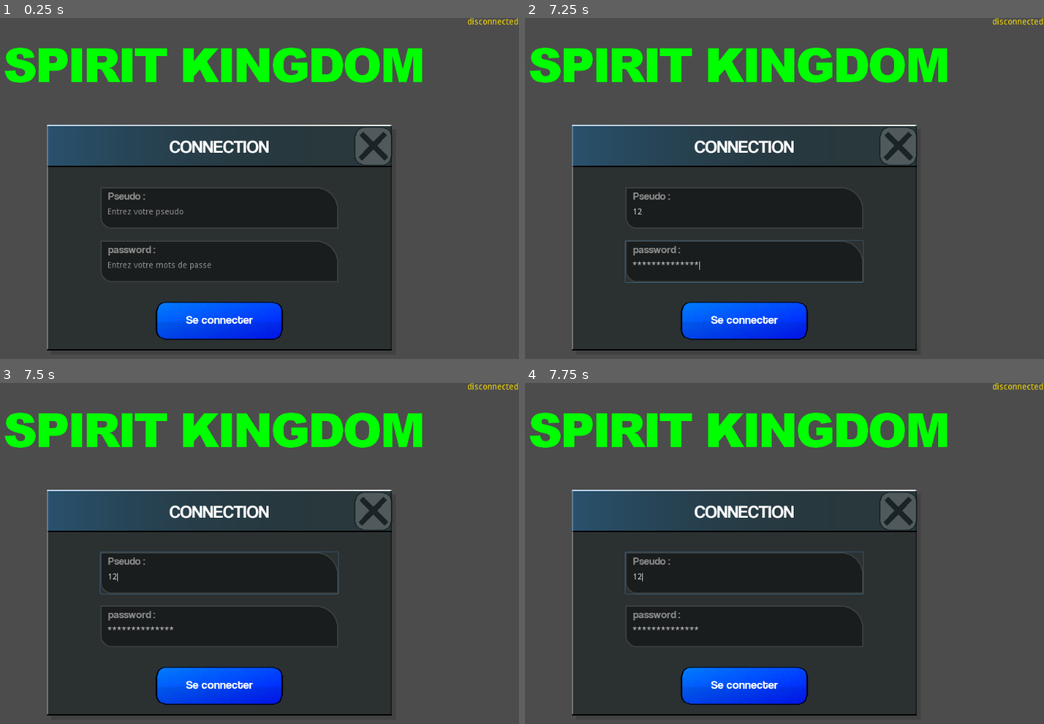
Above: before the commit, frames 1-4 (two rows, left to right).
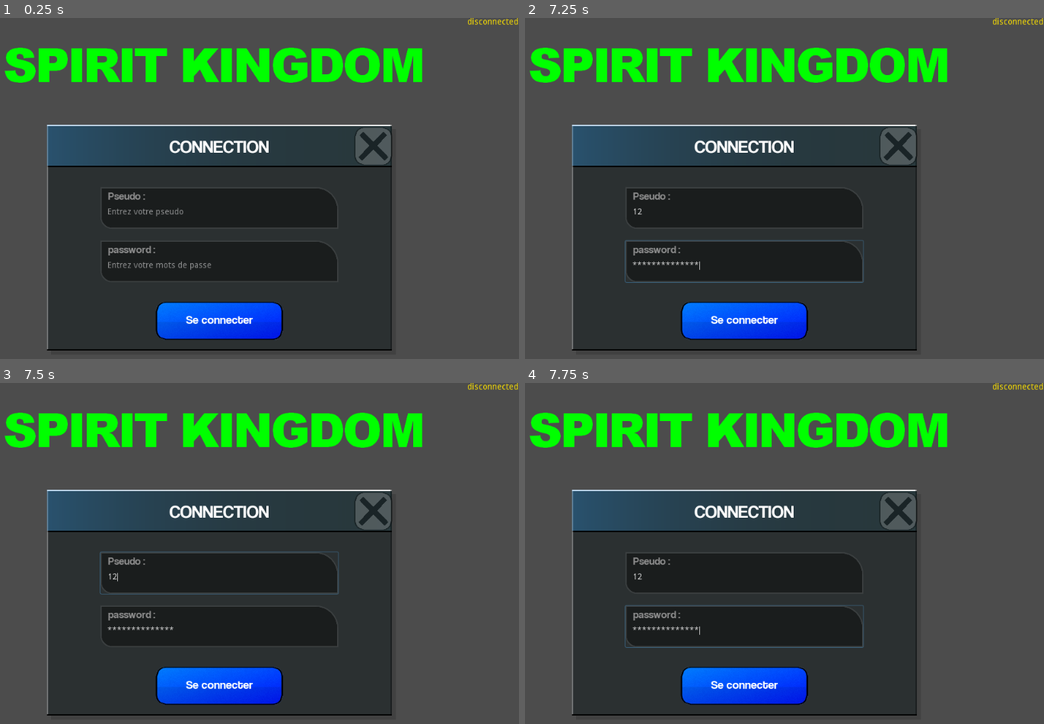
Above: after the commit, the same moments.

Repository: CFProjet/SpiritKingdom
Game: Godot game, scene res://GAME.tscn
Two runs of this game, one before a commit and one after it. Both use one fixed random seed, a clock stepped at 60 frames per second and the inputs below.
Inputs (mouse positions are in pixels of both pictures, inside the frame that each line leads up to):
- Up to frame 1 (0.25 s): no input
- Up to frame 2 (7.25 s): click (742, 208) at 0.52 s; type "12" at 0.6 s; click (742, 260) at 0.75 s; type "12" at 0.83 s; type "disconnected" at 1.25 s; type "CONNECTION" at 2 s; tap Enter at 2.75, 4.25, 5.75 s; move the mouse to (872, 178) at 2.77 s; tap Shift at 2.85, 3.8, 4.35, 5.3, 5.85, 6.8 s; click (872, 178) at 2.92 s; tap Tab at 3.05, 3.6, 4.55, 5.1, 6.05, 6.6 s; tap Space at 3.5, 5, 6.5 s; move the mouse to (618, 212) at 3.52 s; click (618, 212) at 3.67 s; move the mouse to (800, 116) at 4.27 s; click (800, 116) at 4.42 s; move the mouse to (706, 266) at 5.02 s; click (706, 266) at 5.17 s; move the mouse to (924, 249) at 5.77 s; click (924, 249) at 5.92 s; move the mouse to (556, 144) at 6.52 s; click (556, 144) at 6.67 s
- Up to frame 3 (7.5 s): move the mouse to (243, 560) at 7.27 s; tap Shift at 7.35 s; click (243, 560) at 7.42 s
- Up to frame 4 (7.75 s): tap Tab at 7.55 s

Frames 1-3 are identical in both runs. In frame 4, 0.5% of the frame differs, in the area x 19-66%, y 49-78%.

Commit message:
connection Popup: move focus with tab

Diff:
--- a/game/scene2D/connectionPopup.gd
+++ b/game/scene2D/connectionPopup.gd
@@ -14,8 +14,6 @@
 
 func _ready():
 	pass # Replace with function body.
-
-
 
 func connection():
 	errorTxt.visible = false;
@@ -100,3 +98,34 @@
 func _on_DoneBtn_mouse_exited():
 	DoneBtn.scale.x = 1;
 	DoneBtn.scale.y = 1;
+
+
+var focusedNode = null;
+var backFocus = false;
+# FOCUS WITH TAB
+func _input(event : InputEvent):
+	if event is InputEventKey && event.scancode == KEY_SHIFT:
+		if event.is_pressed():
+			backFocus = true;
+		else:
+			backFocus = false;
+	if event is InputEventKey && event.is_pressed() && event.scancode == KEY_TAB:
+		if backFocus:
+			backFocus();
+		else:
+			nextFocus();
+
+func nextFocus():
+	if focusedNode == pseudoTxt:
+		passwordTxt.call_deferred("grab_focus");
+
+func backFocus():
+	if focusedNode == passwordTxt:
+		pseudoTxt.call_deferred("grab_focus");
+
+func _on_pseudo_focus_entered():
+	focusedNode = pseudoTxt;
+
+
+func _on_password_focus_entered():
+	focusedNode = passwordTxt;
--- a/game/scene2D/connectionPopup.tscn
+++ b/game/scene2D/connectionPopup.tscn
@@ -4,22 +4,21 @@
 [ext_resource path="res://assets/images/interface/btn_blue.png" type="Texture" id=2]
 [ext_resource path="res://assets/images/interface/close_btn_x64.png" type="Texture" id=3]
 
-
-[sub_resource type="Gradient" id=3]
+[sub_resource type="Gradient" id=1]
 colors = PoolColorArray( 0.160784, 0.592157, 0.968627, 0.262745, 0, 0, 0, 0 )
 
-[sub_resource type="GradientTexture" id=4]
-gradient = SubResource( 3 )
+[sub_resource type="GradientTexture" id=2]
+gradient = SubResource( 1 )
 width = 580
 
-[sub_resource type="DynamicFontData" id=5]
+[sub_resource type="DynamicFontData" id=3]
 font_path = "res://assets/fonts/normal.ttf"
 
-[sub_resource type="DynamicFont" id=6]
+[sub_resource type="DynamicFont" id=4]
 size = 30
-font_data = SubResource( 5 )
-
-[sub_resource type="StyleBoxFlat" id=7]
+font_data = SubResource( 3 )
+
+[sub_resource type="StyleBoxFlat" id=5]
 content_margin_left = 12.0
 content_margin_top = 17.0
 bg_color = Color( 0, 0, 0, 0.4 )
@@ -31,22 +30,21 @@
 corner_radius_top_right = 37
 corner_radius_bottom_left = 19
 
+[sub_resource type="DynamicFontData" id=6]
+font_path = "res://assets/fonts/normal.ttf"
+
+[sub_resource type="DynamicFont" id=7]
+size = 18
+font_data = SubResource( 6 )
+
 [sub_resource type="DynamicFontData" id=8]
 font_path = "res://assets/fonts/normal.ttf"
 
 [sub_resource type="DynamicFont" id=9]
-size = 18
+size = 20
 font_data = SubResource( 8 )
 
-[sub_resource type="DynamicFontData" id=10]
-font_path = "res://assets/fonts/normal.ttf"
-
-[sub_resource type="DynamicFont" id=11]
-size = 20
-font_data = SubResource( 10 )
-
 [node name="connectionPopup" type="Node2D"]
-editor/display_folded = true
 position = Vector2( 230, 100 )
 script = ExtResource( 1 )
 
@@ -216,6 +214,8 @@
 [node name="btn_close" type="Control" parent="btnClose"]
 margin_right = 64.0
 margin_bottom = 64.0
+[connection signal="focus_entered" from="pseudo" to="." method="_on_pseudo_focus_entered"]
+[connection signal="focus_entered" from="password" to="." method="_on_password_focus_entered"]
 [connection signal="gui_input" from="doneBtn/doneBtn" to="." method="onClickBtnDone"]
 [connection signal="mouse_entered" from="doneBtn/doneBtn" to="." method="_on_doneBtn_mouse_entered"]
 [connection signal="mouse_exited" from="doneBtn/doneBtn" to="." method="_on_DoneBtn_mouse_exited"]
Not shown: 7 places in game/scene2D/connectionPopup.tscn that only renumber resources
